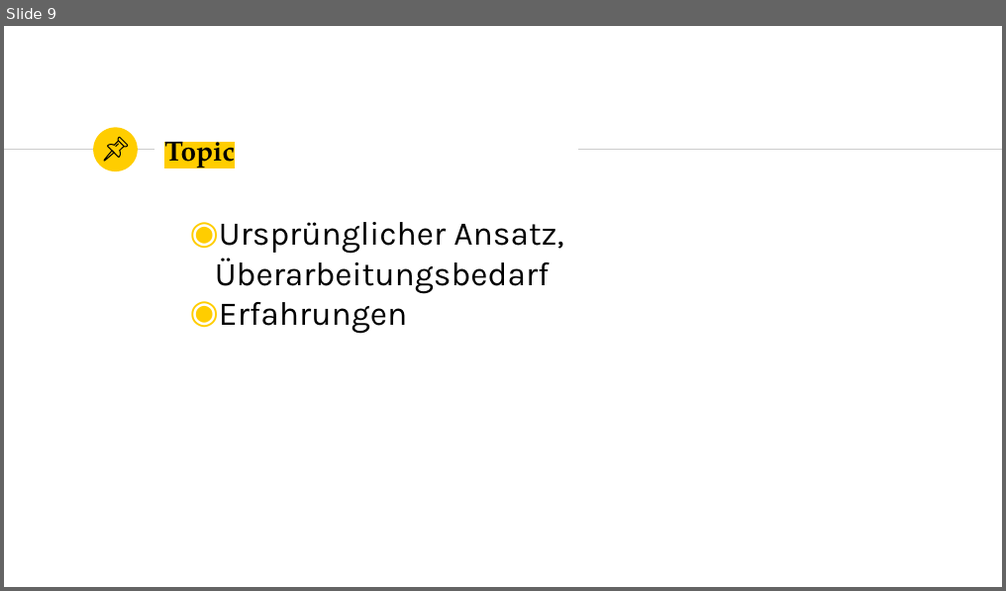
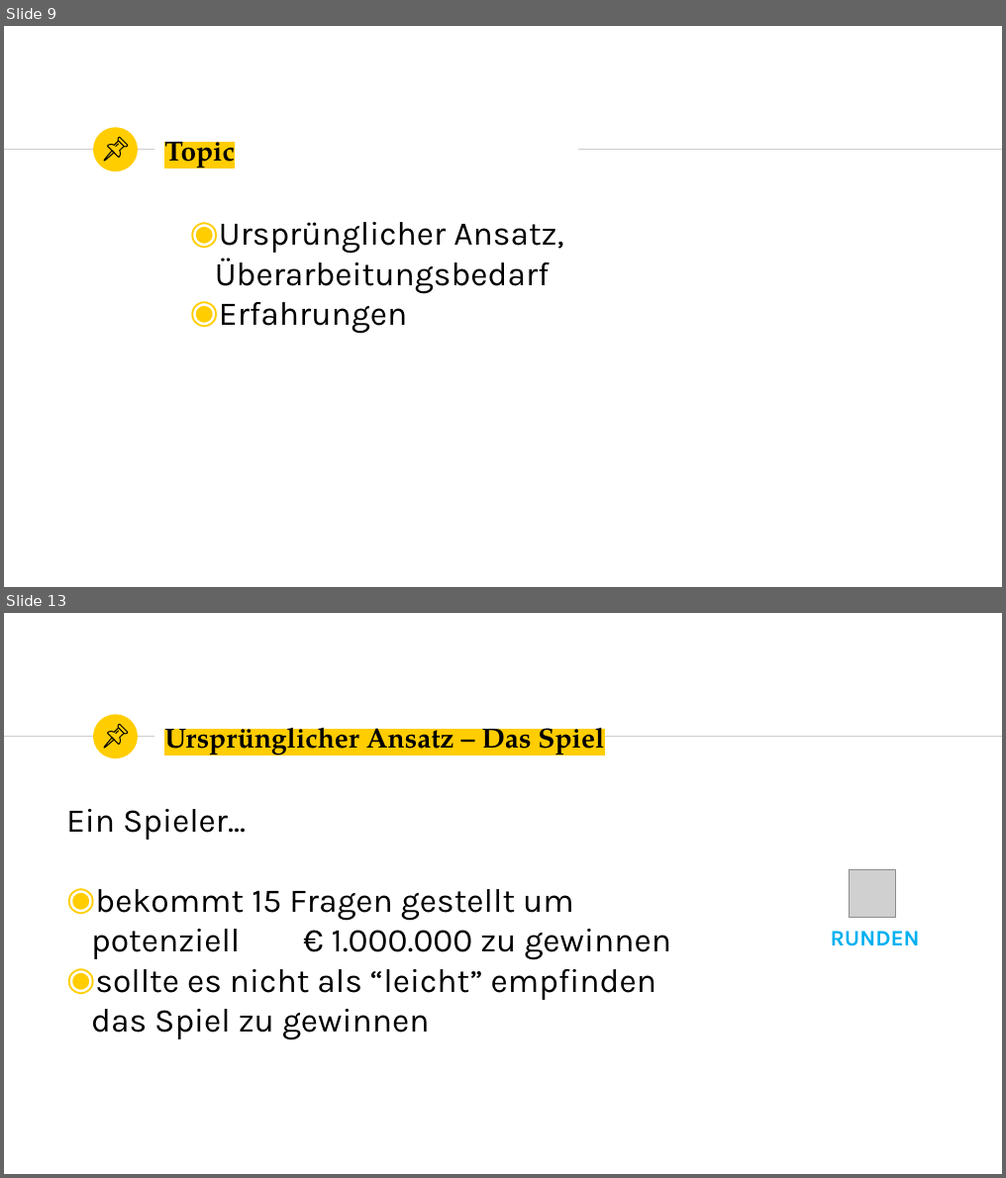
Before and after one commit to marcelherd/OOT-Projekt, a slide deck: Presentation/Presentation.pptx. Shown one above the other, each under a label of ours: slide 9 before the commit, slides 9 and 13 after it; the slides between them are not shown. The pictures are 1006x591 and 1006x1178 pixels, drawn with LibreOffice and Linux fonts; fonts in the diff are those of the drawing; grey boxes stand for pictures. Boxes give left, top, right and bottom in pixels: in the first picture for what was removed or moved away, otherwise in the second. Text is boxed around its words. In the diff, an @@ line names an element or a change of style, - is before the commit and + after.

```diff
--- a/Presentation/Presentation.pptx
+++ b/Presentation/Presentation.pptx
@@ slide 13 added at (4, 613, 1002, 1174), background #FFFFFF; not listed: 3 template elements that a slide beside it also shows @@
@@ group added at (104, 725, 127, 748): 4 freeform shapes @@
@@ title added at (164, 719, 604, 759), 20 pt, text #000000, bold @@
+Ursprünglicher Ansatz – Das Spiel
@@ text added at (66, 809, 672, 1041), 24 pt, text #000000 @@
+Ein Spieler...
+◉ bekommt 15 Fragen gestellt um potenziell € 1.000.000 zu gewinnen
+◉ sollte es nicht als “leicht” empfinden das Spiel zu gewinnen
@@ picture added at (848, 870, 895, 917) @@
@@ text added at (831, 931, 920, 947), 16 pt, text #00B0F0, bold @@
+RUNDEN
```
Also in this commit, not shown: 22 other slides added.
